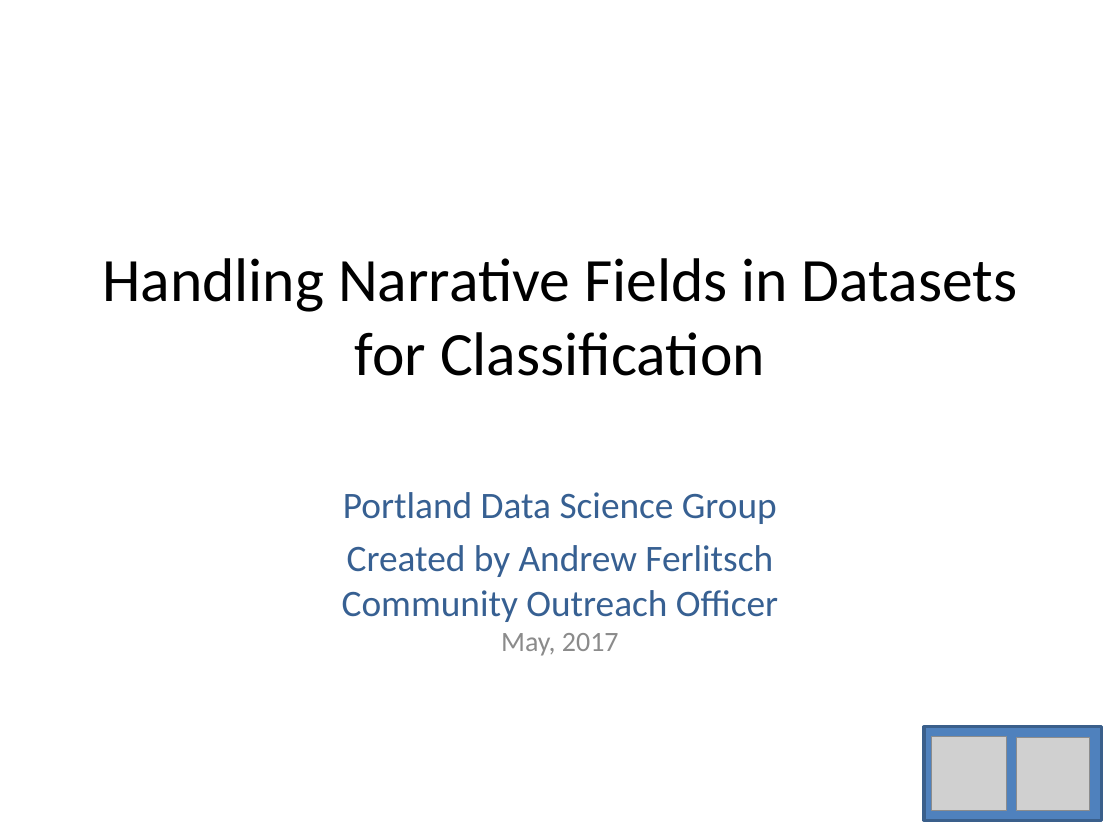
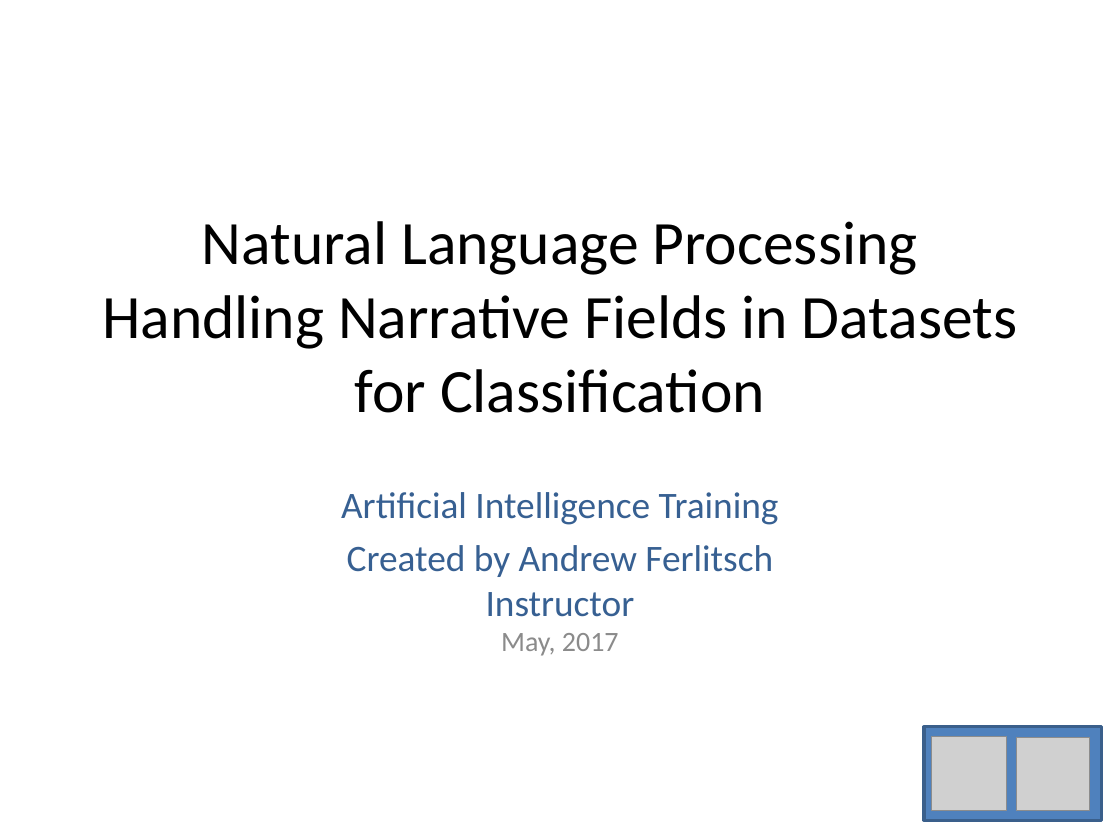
Before and after one commit to andrewferlitsch/Portland-Data-Science-Group, a slide deck: slide 1 of Presentations/NLP - Narrative.pptx. Drawn at 1120x840 pixels with LibreOffice and Linux fonts; fonts in the diff are those of the drawing; grey boxes stand for pictures. Boxes give left, top, right and bottom in pixels: in the first picture for what was removed or moved away, otherwise in the second. Text is boxed around its words. In the diff, an @@ line names an element or a change of style, - is before the commit and + after.

```diff
--- a/Presentations/NLP - Narrative.pptx
+++ b/Presentations/NLP - Narrative.pptx
@@ title at [102,221,1017,413]: text changed @@
-Handling Narrative Fields in Datasets for Classification
+Natural Language Processing
+Handling Narrative Fields in Datasets for Classification
@@ subtitle at [341,492,779,656]: text changed @@
-Portland Data Science Group
-Created by Andrew Ferlitsch
-Community Outreach Officer
-May, 2017
+Artificial Intelligence Training
+Created by Andrew Ferlitsch
+Instructor
+May, 2017
```
Also in this commit, not shown: 9 other files.
